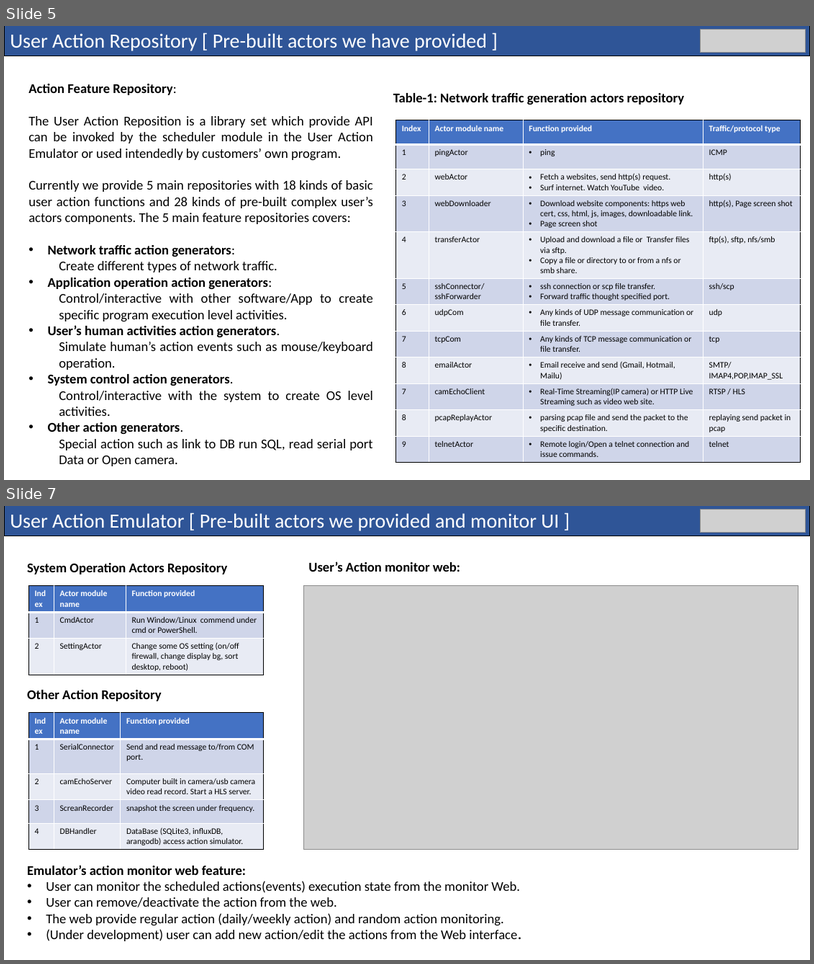
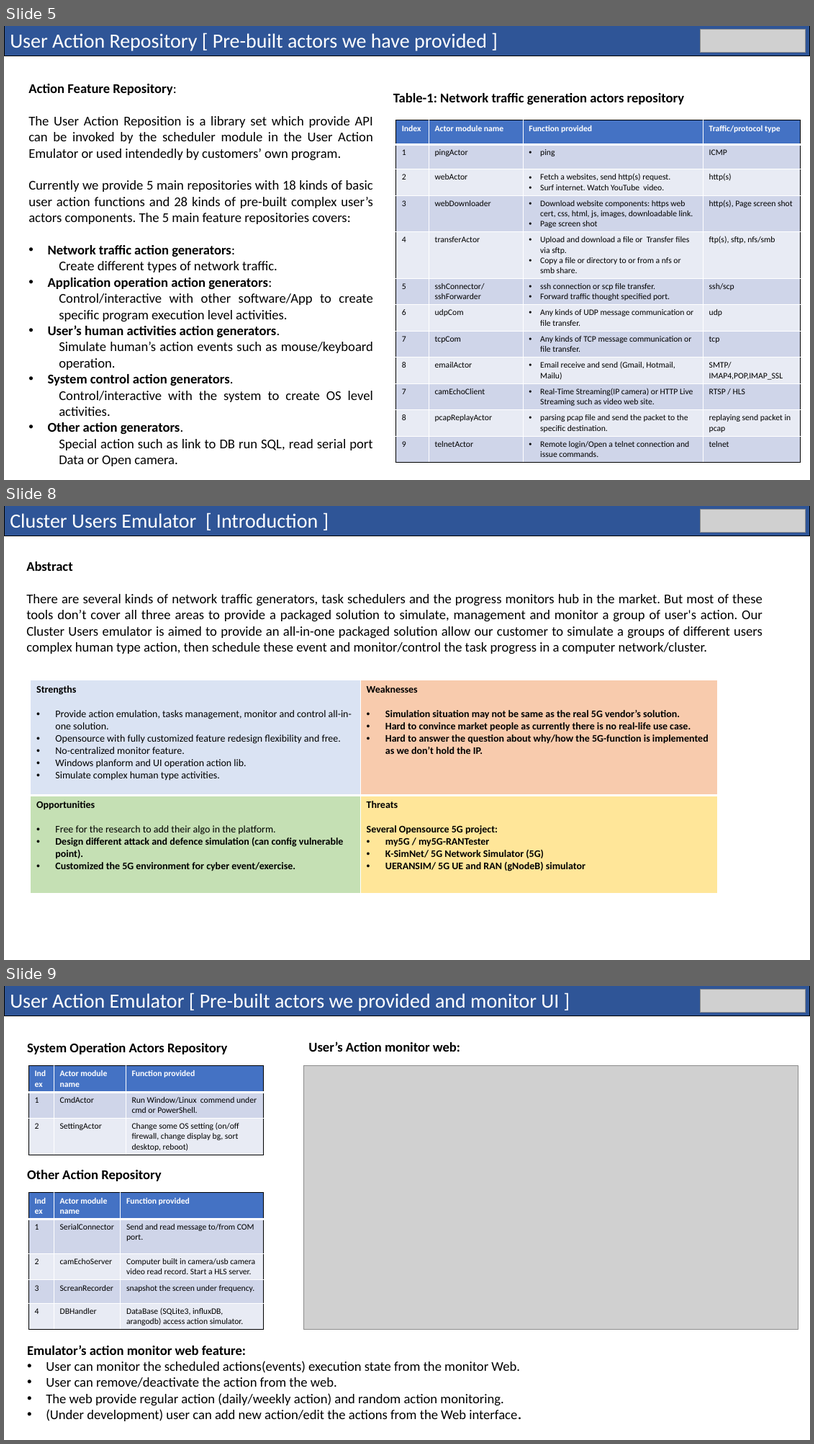
Before and after one commit to LiuYuancheng/Cluster_User_Emulation_System, a slide deck: doc/designDoc.pptx. Shown one above the other, each under a label of ours: slides 5 and 7 before the commit, slides 5, 8 and 9 after it; the slides between them are not shown. The pictures are 814x964 and 814x1444 pixels, drawn with LibreOffice and Linux fonts; fonts in the diff are those of the drawing; grey boxes stand for pictures. Boxes give left, top, right and bottom in pixels: in the first picture for what was removed or moved away, otherwise in the second. Text is boxed around its words. In the diff, an @@ line names an element or a change of style, - is before the commit and + after.

Commit message:
Update the design doc: Added the SWOT business analysis.

```diff
--- a/doc/designDoc.pptx
+++ b/doc/designDoc.pptx
@@ slide 8 added at box(4, 506, 810, 960), background #FFFFFF @@
@@ rectangle added at box(4, 506, 810, 536), fill #2F5597, outline #000000 0.75 pt, 24 pt, text #FFFFFF @@
+Cluster Users Emulator [ Introduction ]
@@ picture added at box(700, 510, 806, 533) @@
@@ text added at box(26, 561, 763, 654), 16 pt, text #000000 @@
+Abstract
+There are several kinds of network traffic generators, task schedulers and the progress monitors hub in the market. But most of these tools don’t cover all three areas to provide a packaged solution to simulate, management and monitor a group of user's action. Our Cluster Users emulator is aimed to provide an all-in-one packaged solution allow our customer to simulate a groups of different users complex human type action, then schedule these event and monitor/control the task progress in a computer network/cluster.
@@ table added at box(31, 680, 718, 893), 2 rows, 2 columns @@
+Strengths / Provide action emulation, tasks management, monitor and control all-in-one solution. / Opensource with fully customized feature redesign flexibility and free. / No-centralized monitor feature. / Windows planform and UI operation action lib. / Simulate complex human type activities. | Weaknesses / Simulation situation may not be same as the real 5G vendor’s solution. / Hard to convince market people as currently there is no real-life use case. / Hard to answer the question about why/how the 5G-function is implemented as we don’t hold the IP.
+Opportunities / Free for the research to add their algo in the platform. / Design different attack and defence simulation (can config vulnerable point). / Customized the 5G environment for cyber event/exercise. | Threats / Several Opensource 5G project: / my5G / my5G-RANTester / K-SimNet/ 5G Network Simulator (5G) / UERANSIM/ 5G UE and RAN (gNodeB) simulator
@@ what was slide 7 is now slide 9 @@
```
Also in this commit, not shown: 4 slides changed, 1 other slide added, 2 other files.
